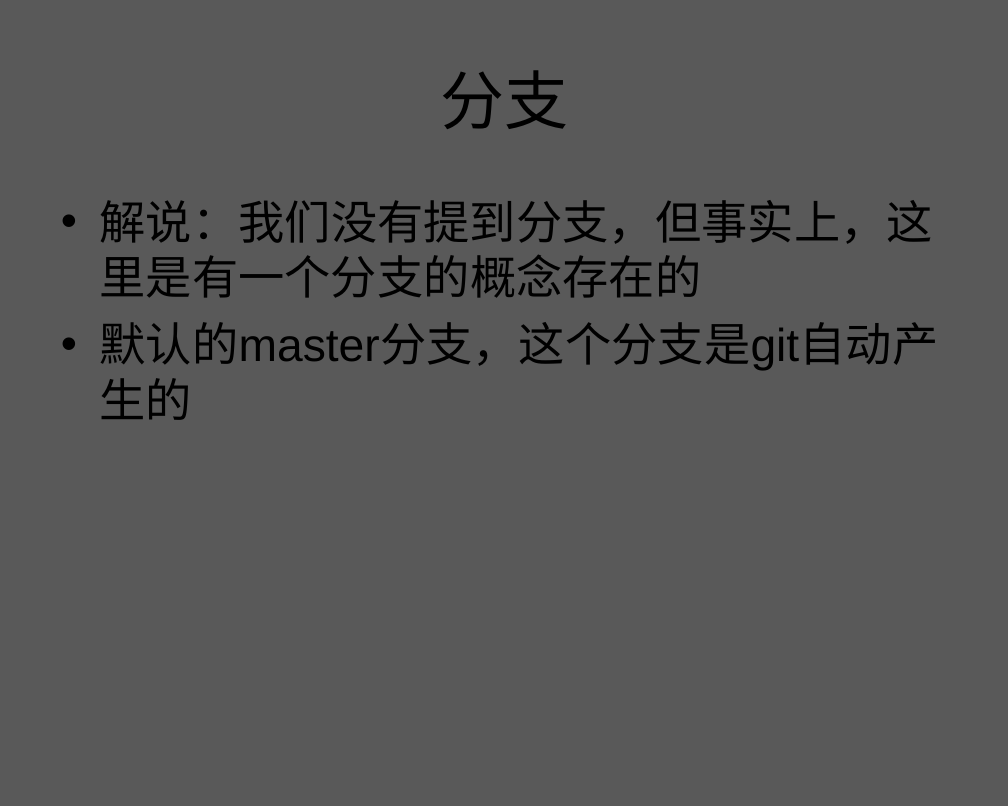
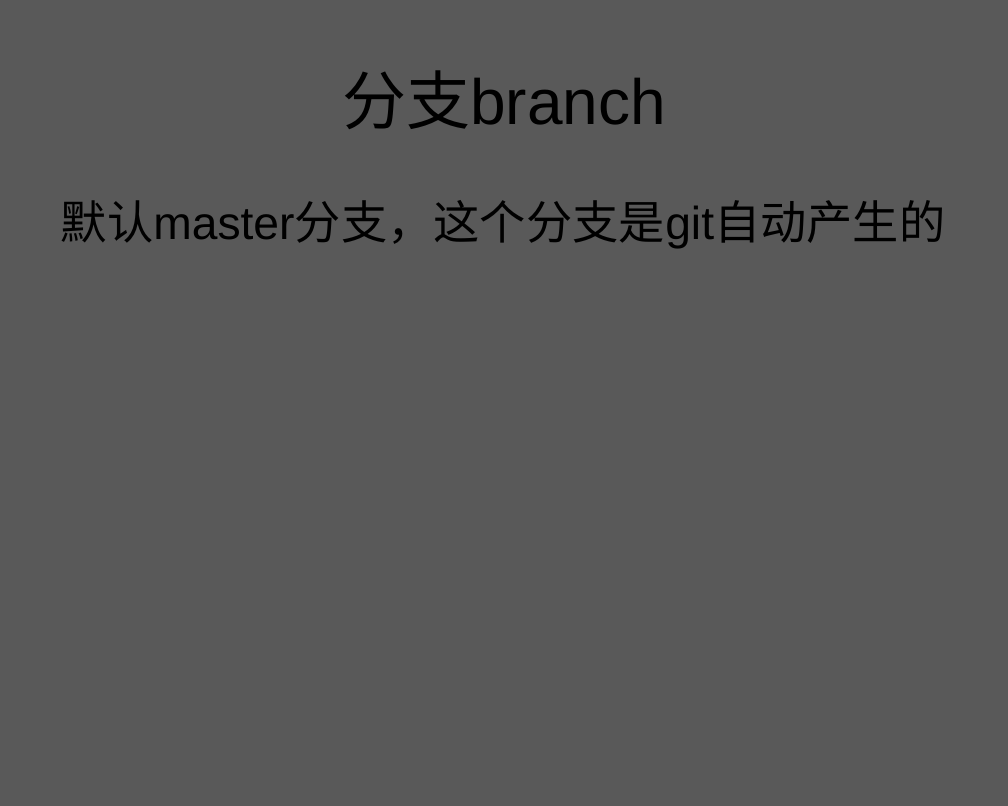
Before and after one commit to zhuxiaosheng/code, a slide deck: slide 72 of git.ppt (slide 74 before the commit). Drawn at 1008x806 pixels with LibreOffice and Linux fonts; fonts in the diff are those of the drawing; background and template pictures are left out. Boxes give left, top, right and bottom in pixels: in the first picture for what was removed or moved away, otherwise in the second. Text is boxed around its words. In the diff, an @@ line names an element or a change of style, - is before the commit and + after.

```diff
--- a/git.ppt
+++ b/git.ppt
@@ title at bbox=[342, 70, 666, 129]: text changed @@
-分支
+分支branch
@@ text at bbox=[61, 200, 946, 249]: text changed @@
-• 解说：我们没有提到分支，但事实上，这里是有一个分支的概念存在的
-• 默认的master分支，这个分支是git自动产生的
+默认master分支，这个分支是git自动产生的
```
Also in this commit, not shown: 28 other slides changed, 33 slides added, 16 slides removed.
